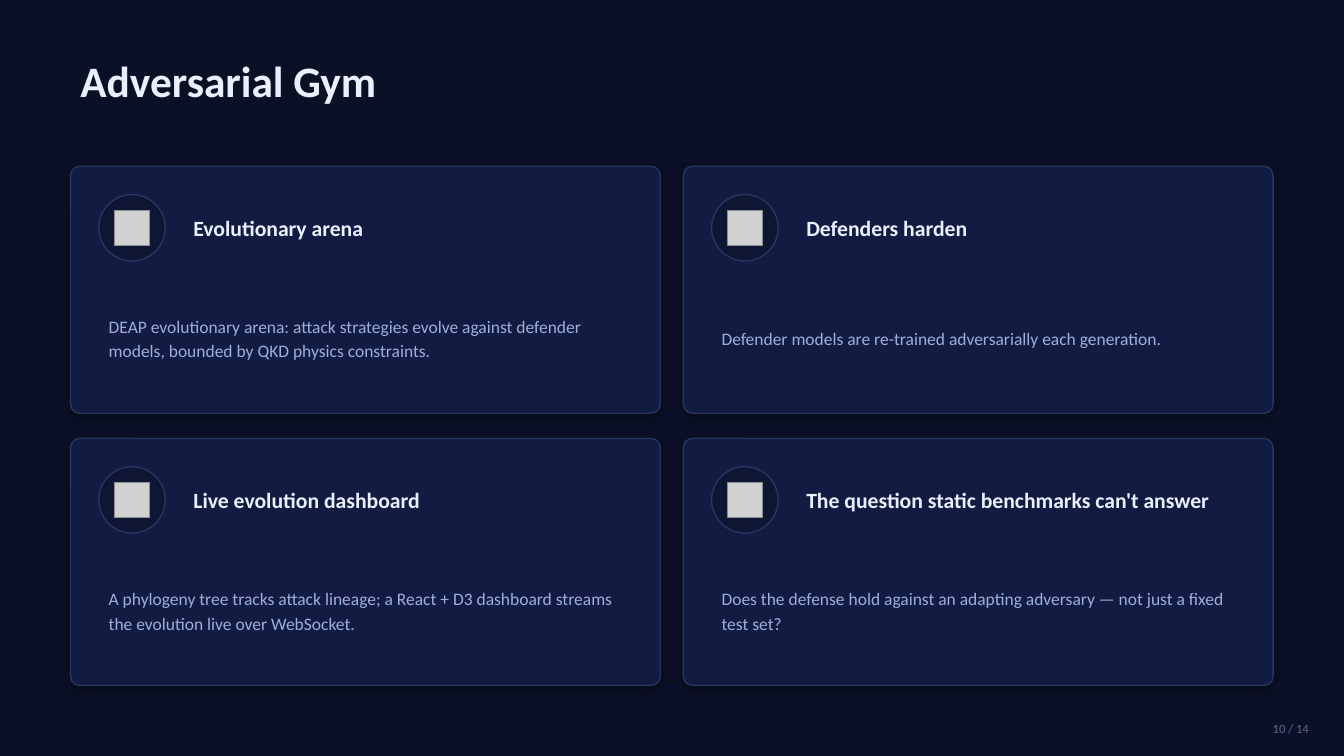
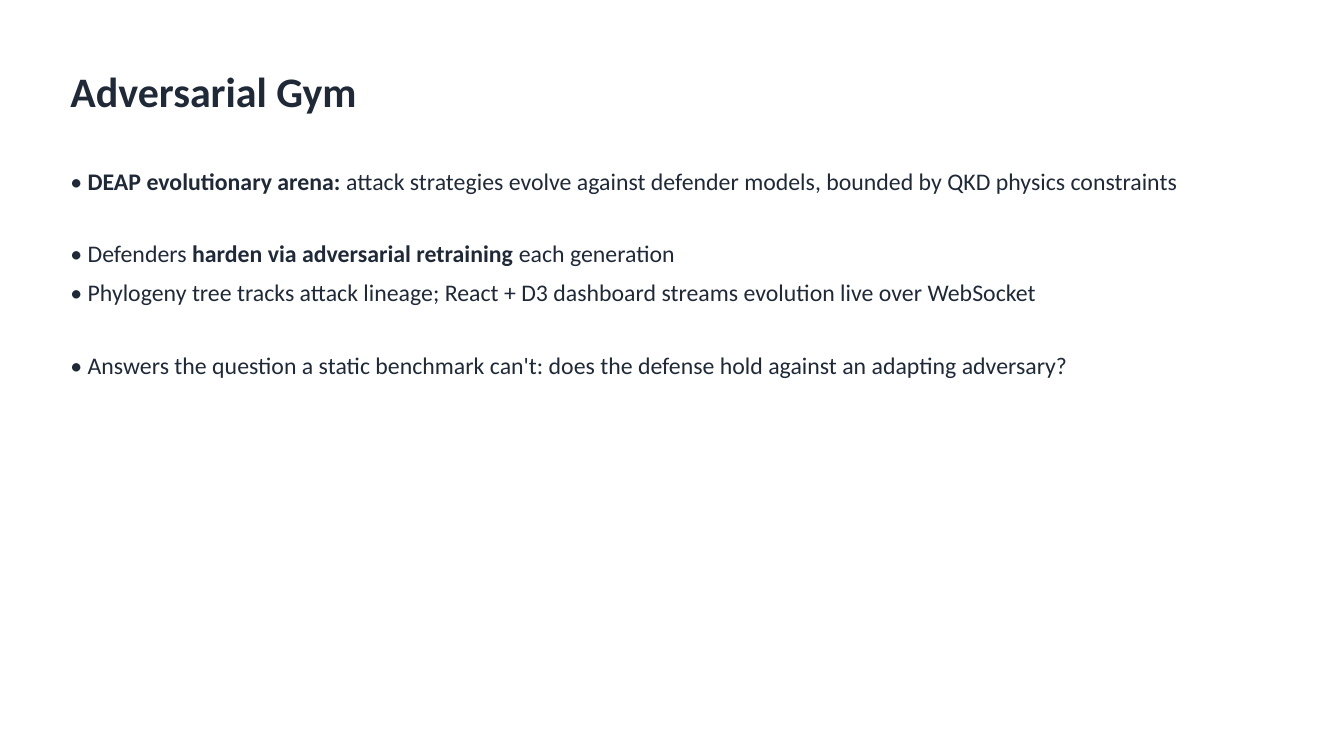
Before and after one commit to John-Jepsen/qkd-avantheir, a slide deck: slide 10 of DOCS/presentation/QKD_Capstone_Deck.pptx. Drawn at 1344x756 pixels with LibreOffice and Linux fonts; fonts in the diff are those of the drawing; grey boxes stand for pictures. Boxes give left, top, right and bottom in pixels: in the first picture for what was removed or moved away, otherwise in the second. Text is boxed around its words. In the diff, an @@ line names an element or a change of style, - is before the commit and + after.

```diff
--- a/DOCS/presentation/QKD_Capstone_Deck.pptx
+++ b/DOCS/presentation/QKD_Capstone_Deck.pptx
@@ background #0B1026 to #FFFFFF @@
@@ text "Adversarial Gym": place and size @@
-text "Adversarial Gym" at (80,66,376,104)
+text "Adversarial Gym" at (70,77,356,114)
@@ text "Adversarial Gym" at (70,77,356,114): size 31 to 30 pt, text colour #EAF0FF to #1F2937; vertical alignment middle to top @@
@@ text "• DEAP evolutionary arena: attack ..." at (88,173,1177,194): vertical alignment middle to top @@
@@ rounded rectangle removed at (71,166,660,413) @@
@@ text at (88,173,1177,194): text changed; size 12.5 to 17 pt; text colour #9FB0D8 to #1F2937 @@
-DEAP evolutionary arena: attack strategies evolve against defender models, bounded by QKD physics constraints.
+• DEAP evolutionary arena: attack strategies evolve against defender models, bounded by QKD physics constraints
@@ rounded rectangle removed at (684,166,1273,413) @@
@@ ellipse removed at (99,195,165,261) @@
@@ ellipse removed at (712,195,778,261) @@
@@ picture removed at (115,211,149,245) @@
@@ text removed at (193,220,363,240) @@
-Evolutionary arena
@@ picture removed at (728,211,762,245) @@
@@ text removed at (806,220,967,236) @@
-Defenders harden
@@ text added at (88,245,675,266), 17 pt, text #1F2937, bold @@
+• Defenders harden via adversarial retraining each generation
@@ text "• Phylogeny tree tracks attack ..." at (88,284,1036,305): vertical alignment middle to top @@
@@ text at (88,284,1036,305): text changed; size 12.5 to 17 pt; text colour #9FB0D8 to #1F2937 @@
-A phylogeny tree tracks attack lineage; a React + D3 dashboard streams the evolution live over WebSocket.
+• Phylogeny tree tracks attack lineage; React + D3 dashboard streams evolution live over WebSocket
@@ text added at (88,357,1067,378), 17 pt, text #1F2937 @@
+• Answers the question a static benchmark can't: does the defense hold against an adapting adversary?
@@ text removed at (722,333,1161,348) @@
-Defender models are re-trained adversarially each generation.
@@ rounded rectangle removed at (71,439,660,686) @@
@@ rounded rectangle removed at (684,439,1273,686) @@
@@ ellipse removed at (99,467,165,533) @@
@@ ellipse removed at (712,467,778,533) @@
@@ picture removed at (115,483,149,517) @@
@@ text removed at (193,492,420,508) @@
-Live evolution dashboard
@@ picture removed at (728,483,762,517) @@
@@ text removed at (806,492,1209,512) @@
-The question static benchmarks can't answer
@@ text removed at (722,593,1223,630) @@
-Does the defense hold against an adapting adversary — not just a fixed test set?
@@ text removed at (1273,725,1309,733) @@
-10 / 14
```
Also in this commit, not shown: 13 other slides changed, 1 other file.
